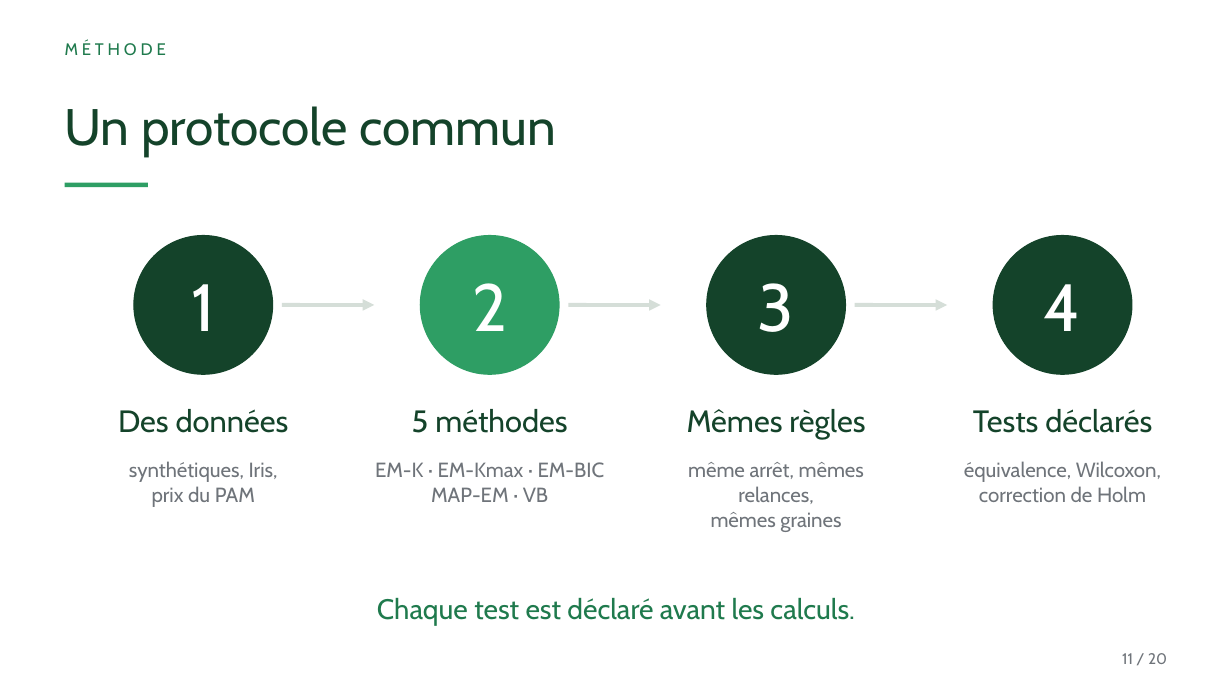
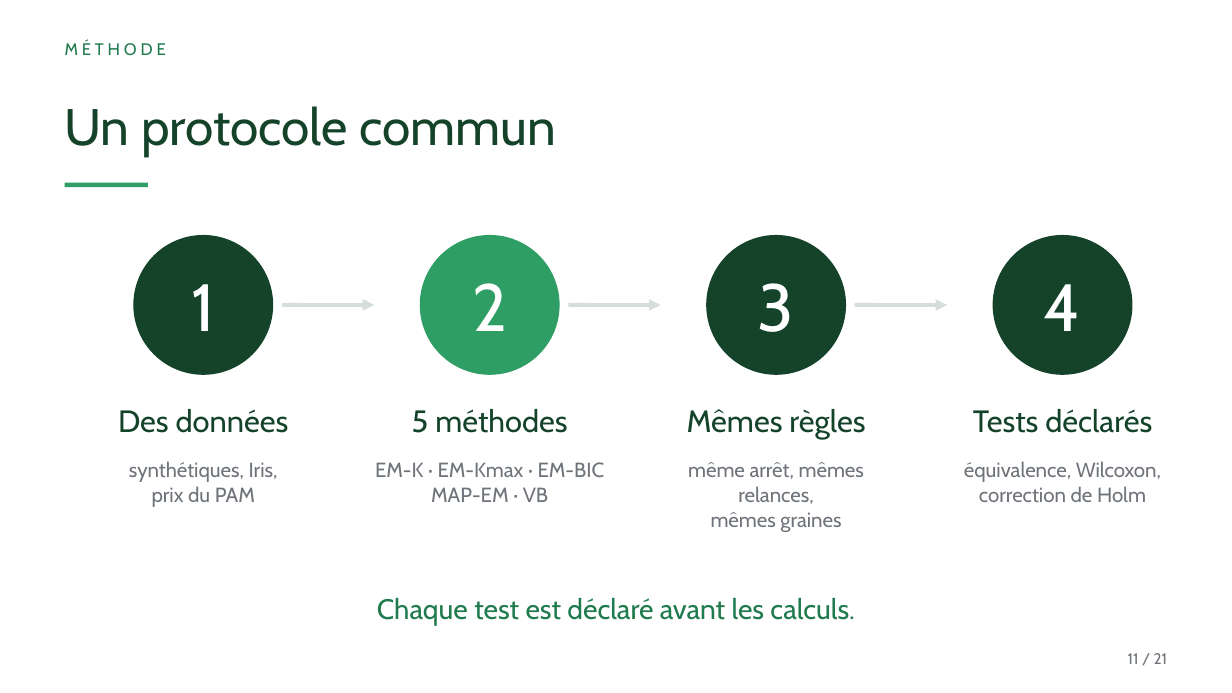
Before and after one commit to Kanaicare8/em-classique-vs-variationnel, a slide deck: slide 11 of presentation/Presoutenance_Icare.pptx. Drawn at 1232x693 pixels with LibreOffice and Linux fonts; fonts in the diff are those of the drawing. Boxes give left, top, right and bottom in pixels: in the first picture for what was removed or moved away, otherwise in the second. Text is boxed around its words. In the diff, an @@ line names an element or a change of style, - is before the commit and + after.

```diff
--- a/presentation/Presoutenance_Icare.pptx
+++ b/presentation/Presoutenance_Icare.pptx
@@ text at [1128,653,1168,664]: text changed @@
-11 / 20
+11 / 21
```
Also in this commit, not shown: 18 other slides changed, 1 slide added, 8 other files.
